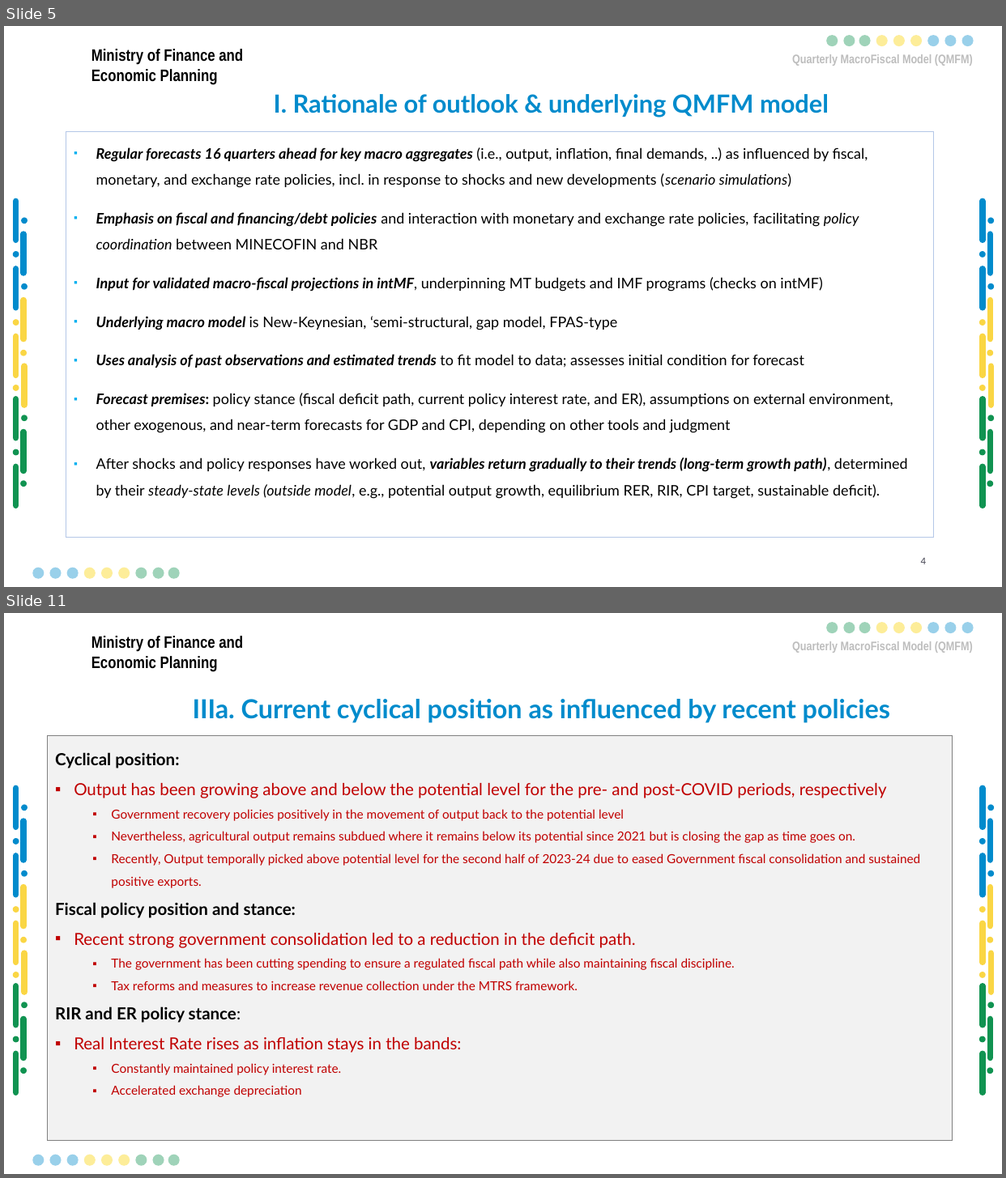
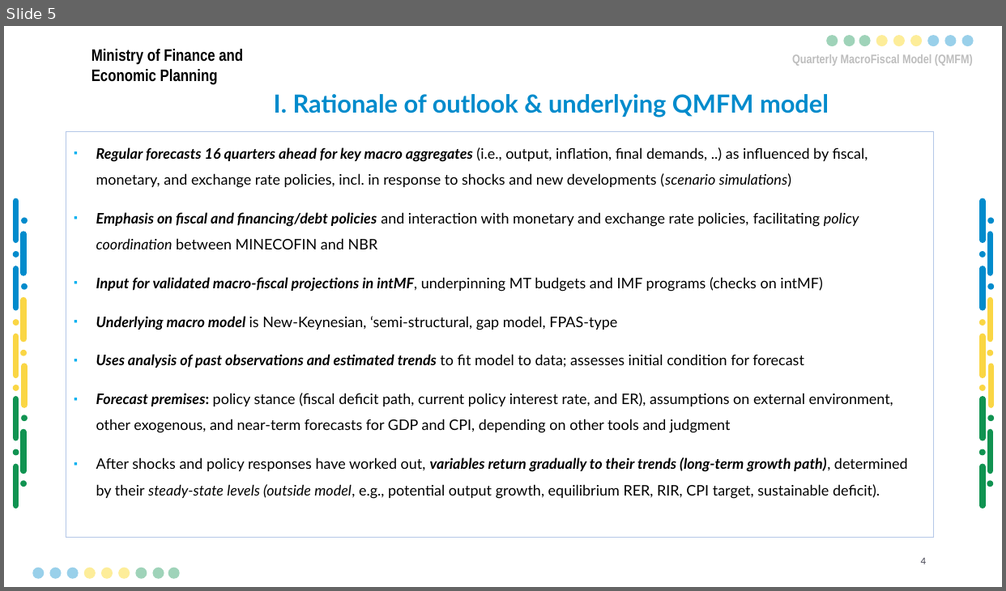
Before and after one commit to Karenzo2150/QMFM, a slide deck: docs/Presentations & BriefNotes/2025/September-round/QMFM Sept 2024 round Summary Outlook Presentation-LK March2ak-EvMRev - Copy.pptx. Shown one above the other, each under a label of ours: slides 5 and 11 before the commit, slide 5 after it; the slides between them are not shown. The pictures are 1006x1178 and 1006x591 pixels, drawn with LibreOffice and Linux fonts; fonts in the diff are those of the drawing; background and template pictures are left out. Boxes give left, top, right and bottom in pixels: in the first picture for what was removed or moved away, otherwise in the second. Text is boxed around its words. In the diff, an @@ line names an element or a change of style, - is before the commit and + after.

```diff
--- a/docs/Presentations & BriefNotes/2025/September-round/QMFM Sept 2024 round Summary Outlook Presentation-LK March2ak-EvMRev - Copy.pptx
+++ b/docs/Presentations & BriefNotes/2025/September-round/QMFM Sept 2024 round Summary Outlook Presentation-LK March2ak-EvMRev - Copy.pptx
@@ slide 11 removed at (x1=4, y1=613, x2=1002, y2=1174), background #FFFFFF; not listed: 56 template elements that a slide beside it also shows @@
@@ title removed at (x1=193, y1=699, x2=890, y2=723) @@
-IIIa. Current cyclical position as influenced by recent policies
@@ text removed at (x1=48, y1=736, x2=952, y2=1142) @@
-Cyclical position:
-▪ Output has been growing above and below the potential level for the pre- and post-COVID periods, respectively
-  ▪ Government recovery policies positively in the movement of output back to the potential level
-  ▪ Nevertheless, agricultural output remains subdued where it remains below its potential since 2021 but is closing the gap as time goes on.
-  ▪ Recently, Output temporally picked above potential level for the second half of 2023-24 due to eased Government fiscal consolidation and sustained positive exports.
-Fiscal policy position and stance:
-▪ Recent strong government consolidation led to a reduction in the deficit path.
-  ▪ The government has been cutting spending to ensure a regulated fiscal path while also maintaining fiscal discipline.
-  ▪ Tax reforms and measures to increase revenue collection under the MTRS framework.
-RIR and ER policy stance:
-▪ Real Interest Rate rises as inflation stays in the bands:
-  ▪ Constantly maintained policy interest rate.
-  ▪ Accelerated exchange depreciation
```
Also in this commit, not shown: 8 slides changed, 1 slide added, 17 other slides removed, 1 other file.
